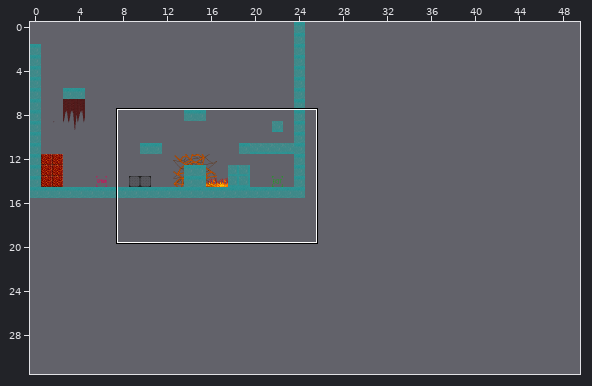
Tiled map: levels/template.tmx. Above: a wide view before the commit, with the close-up outlined.
Close-up. Before the commit:
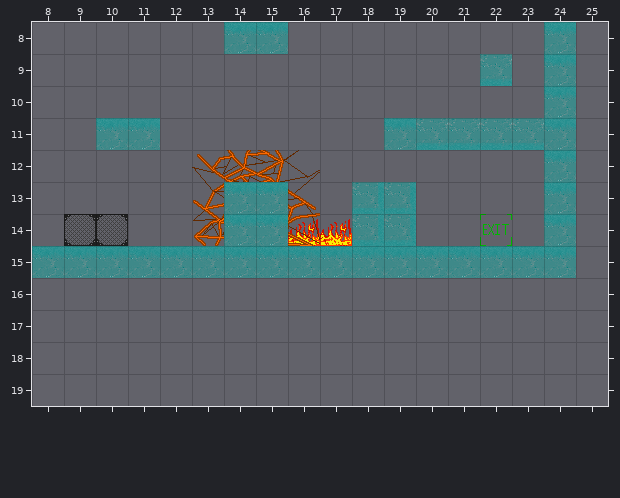
Cells are 32x32 px. Shown: x 8..25, y 8..19. The commit also changed other parts of the map, which this record leaves out. The old version is drawn lined up with the new one.
Now the later version:
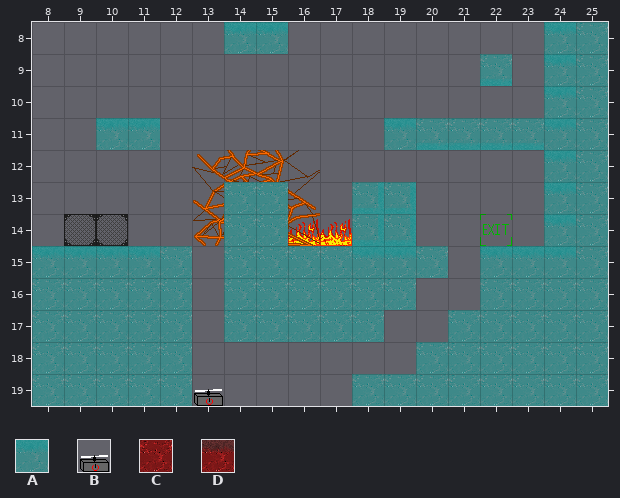
Key: from "collision": A 1; from "entities": B 5; from "foreground": C 0, D 1.
_ is an empty cell.
See-through tiles are keyed as they look on the map.
From old to new:
map size 25x16 -> 50x32 cells
Layer "entities":
y 19: x 13 _ -> B
Layer "foreground":
y 8..12: x 25 _ -> C
y 13..14: x 14..15 DD -> CC; x 25 _ -> C
y 15: x 12..17 DDDDDD -> C_CCCC; x 20..21 DD -> C_; x 25 _ -> C
y 16: x 8..12 _____ -> CCCCC; x 14..19 ______ -> CCCCCC; x 22..25 ____ -> CCCC
y 17: x 8..12 _____ -> CCCCC; x 14..18 _____ -> CCCCC; x 21..25 _____ -> CCCCC
y 18: x 8..12 _____ -> CCCCC; x 20..25 ______ -> CCCCCC
y 19: x 8..12 _____ -> CCCCC; x 18..25 ________ -> CCCCCCCC
Layer "collision":
y 8..14: x 25 _ -> A
y 15: x 13 A -> _; x 21 A -> _; x 25 _ -> A
y 16: x 8..12 _____ -> AAAAA; x 14..19 ______ -> AAAAAA; x 22..25 ____ -> AAAA
y 17: x 8..12 _____ -> AAAAA; x 14..18 _____ -> AAAAA; x 21..25 _____ -> AAAAA
y 18: x 8..12 _____ -> AAAAA; x 20..25 ______ -> AAAAAA
y 19: x 8..12 _____ -> AAAAA; x 18..25 ________ -> AAAAAAAA
Where, in picture pixels (left, top, right, bottom), the same in both close-ups:
changed: (32, 22, 608, 406)
